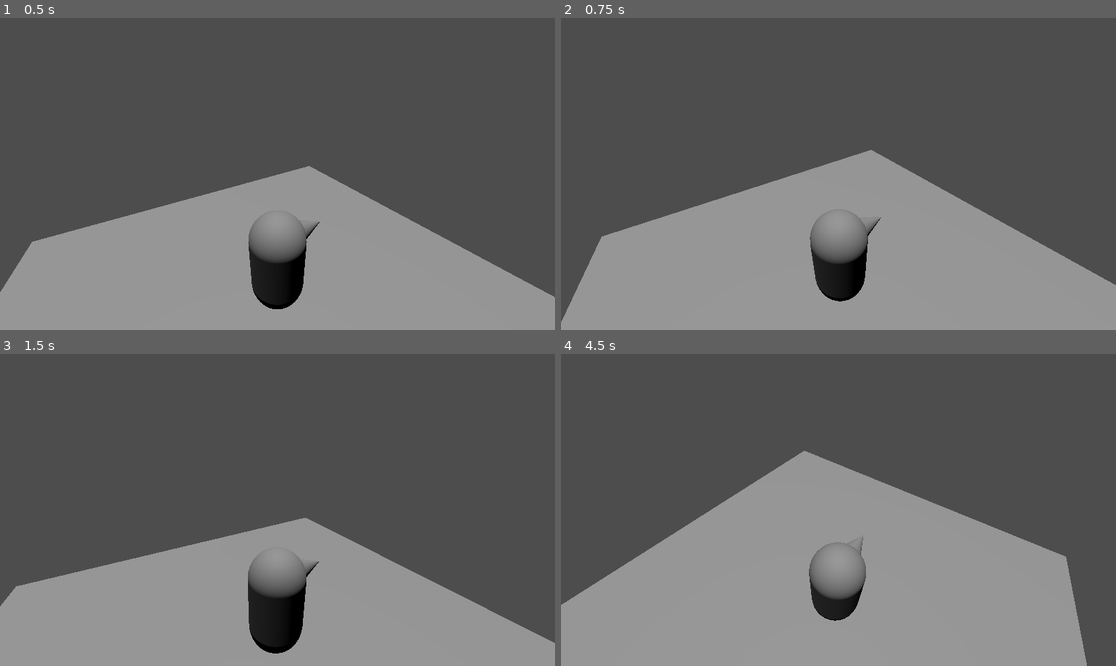
Above: before the commit, frames 1-4 (two rows, left to right).
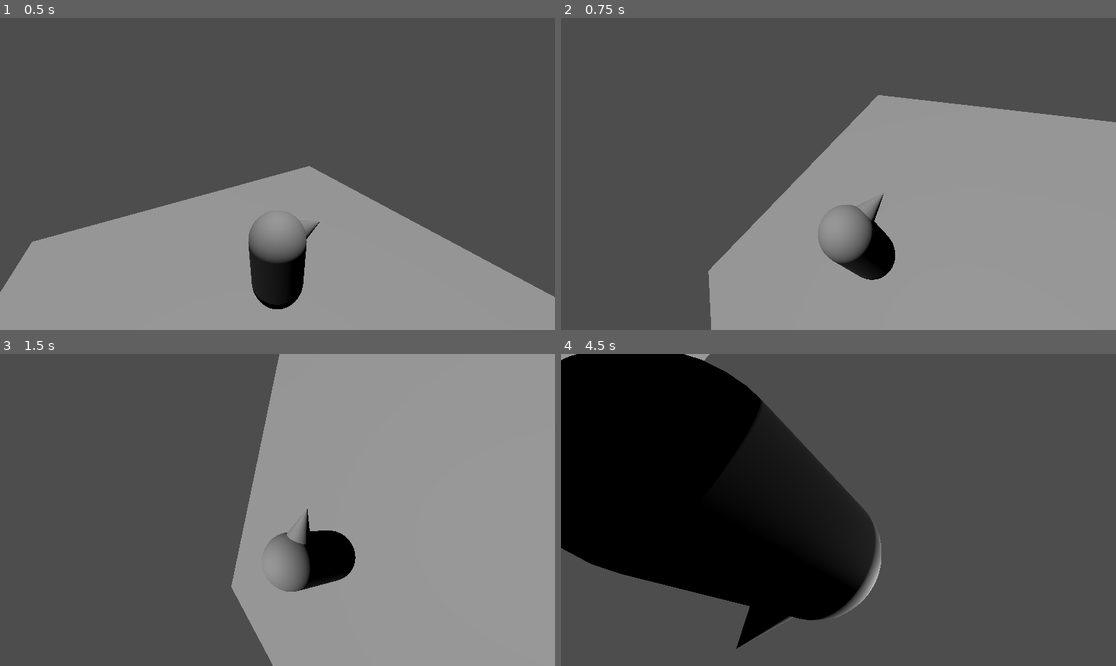
Above: after the commit, the same moments.

Repository: B1689542/Bannana-Barry-and-His-Quest-for-the-Third-Dimension
Game: Godot game, scene res://world.tscn
Two runs of this game, one before a commit and one after it. Both use one fixed random seed, a clock stepped at 60 frames per second and the inputs below.
Inputs (mouse positions are in pixels of both pictures, inside the frame that each line leads up to):
- Up to frame 1 (0.5 s): no input
- Up to frame 2 (0.75 s): tap Enter at 0.5 s; move the mouse to (960, 158) at 0.52 s
- Up to frame 3 (1.5 s): tap Space at 1.25 s; move the mouse to (166, 525) at 1.27 s
- Up to frame 4 (4.5 s): tap Enter at 2, 3.5 s; move the mouse to (894, 441) at 2.02 s; tap Space at 2.75, 4.25 s; move the mouse to (810, 572) at 2.77 s; move the mouse to (1005, 556) at 3.52 s; move the mouse to (672, 463) at 4.27 s

Frame 1 is identical in both runs. In frame 2, 28% of the frame differs, in the area x 0-100%, y 24-100%; in frame 3, 56%; in frame 4, 66%, in the area x 0-95%, y 0-100%.

Commit message:
Update spring_arm_3d.gd

Diff:
--- a/spring_arm_3d.gd
+++ b/spring_arm_3d.gd
@@ -15,6 +15,7 @@
 	if event is InputEventMouseMotion:
 		print("Mouse Motion at: ", event.position)
 		#rotate_y(.005 * -event.relative.x)
+		rotate_x(-transform.basis.z.x)
 		test = event.relative.y
-		rotate_x(.005 * test * .5)
-		rotate_z(.005 * test * -.5) #havin a spot of bother with this one
+		#rotate_x(.005 * test * .5)
+		#rotate_z(.005 * test * -.5) #havin a spot of bother with this one
